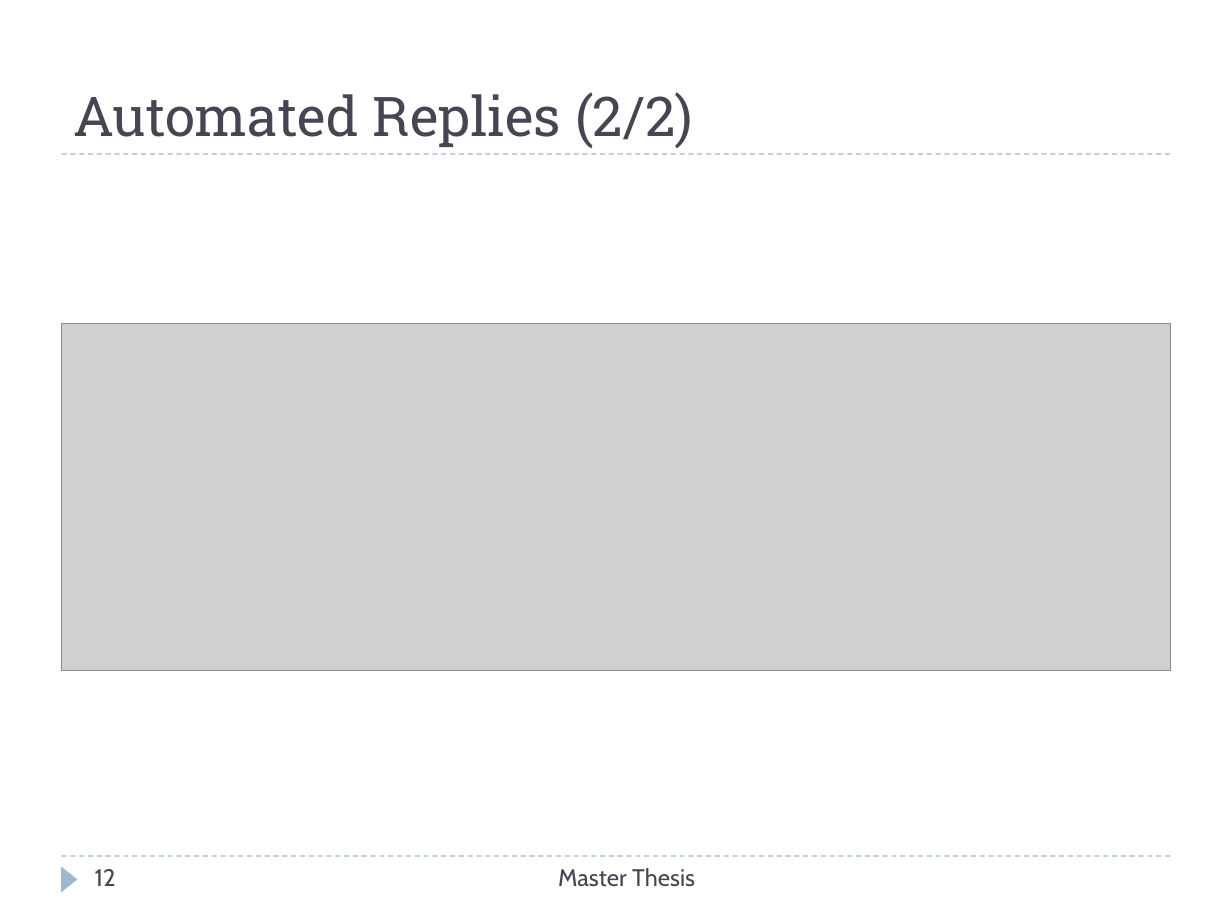
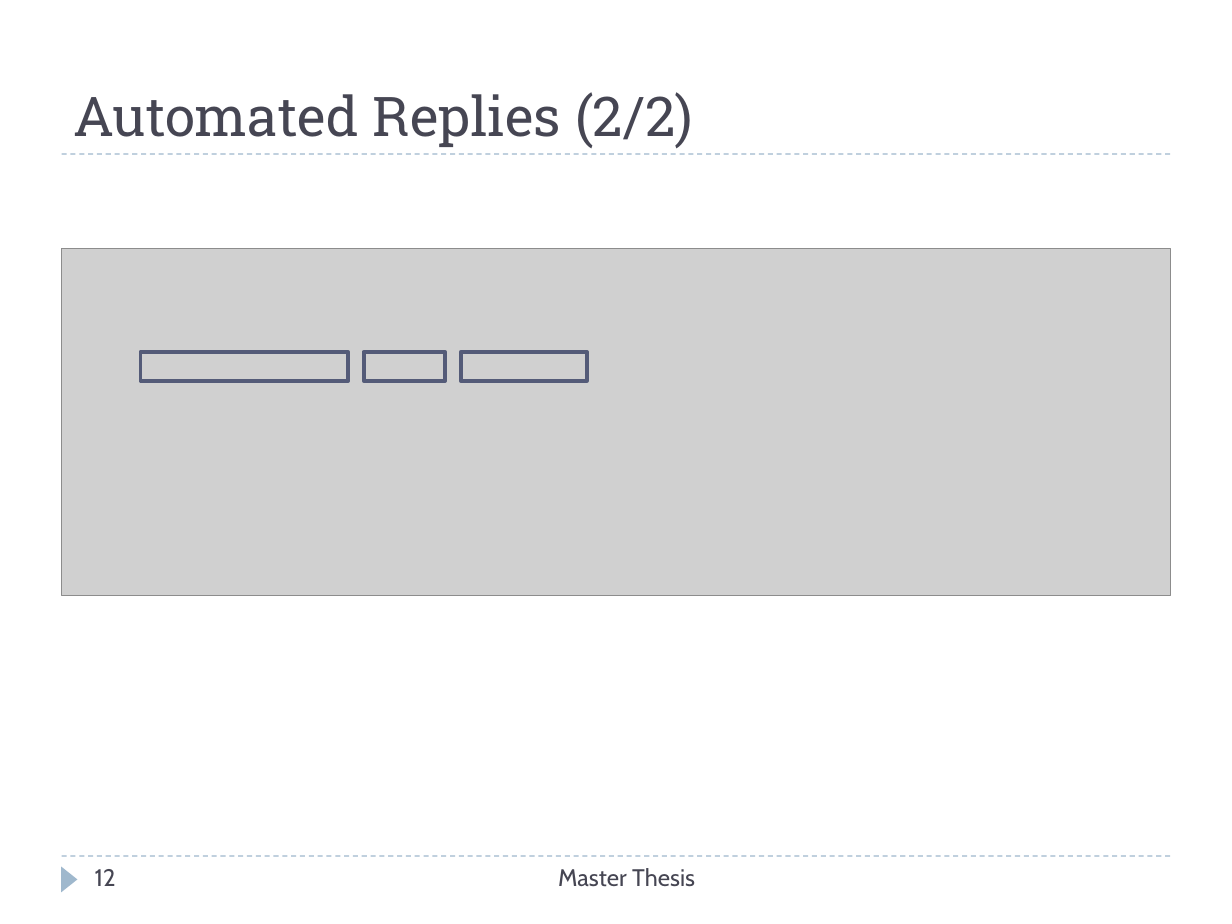
Before and after one commit to Christos-Papoulas/master_thesis, a slide deck: slide 12 of presentation/presentation.pptx. Drawn at 1232x924 pixels with LibreOffice and Linux fonts; fonts in the diff are those of the drawing; grey boxes stand for pictures. Boxes give left, top, right and bottom in pixels: in the first picture for what was removed or moved away, otherwise in the second. Text is boxed around its words. In the diff, an @@ line names an element or a change of style, - is before the commit and + after.

```diff
--- a/presentation/presentation.pptx
+++ b/presentation/presentation.pptx
@@ picture: place and size @@
-picture at bbox=[62, 324, 1170, 671]
+picture at bbox=[62, 249, 1170, 596]
@@ rectangle added at bbox=[140, 352, 347, 382], outline #545C79 2.25 pt @@
@@ rectangle added at bbox=[363, 352, 445, 382], outline #545C79 2.25 pt @@
@@ rectangle added at bbox=[461, 352, 586, 382], outline #545C79 2.25 pt @@
```
Also in this commit, not shown: 14 other slides changed, 1 slide removed, 10 other files.
